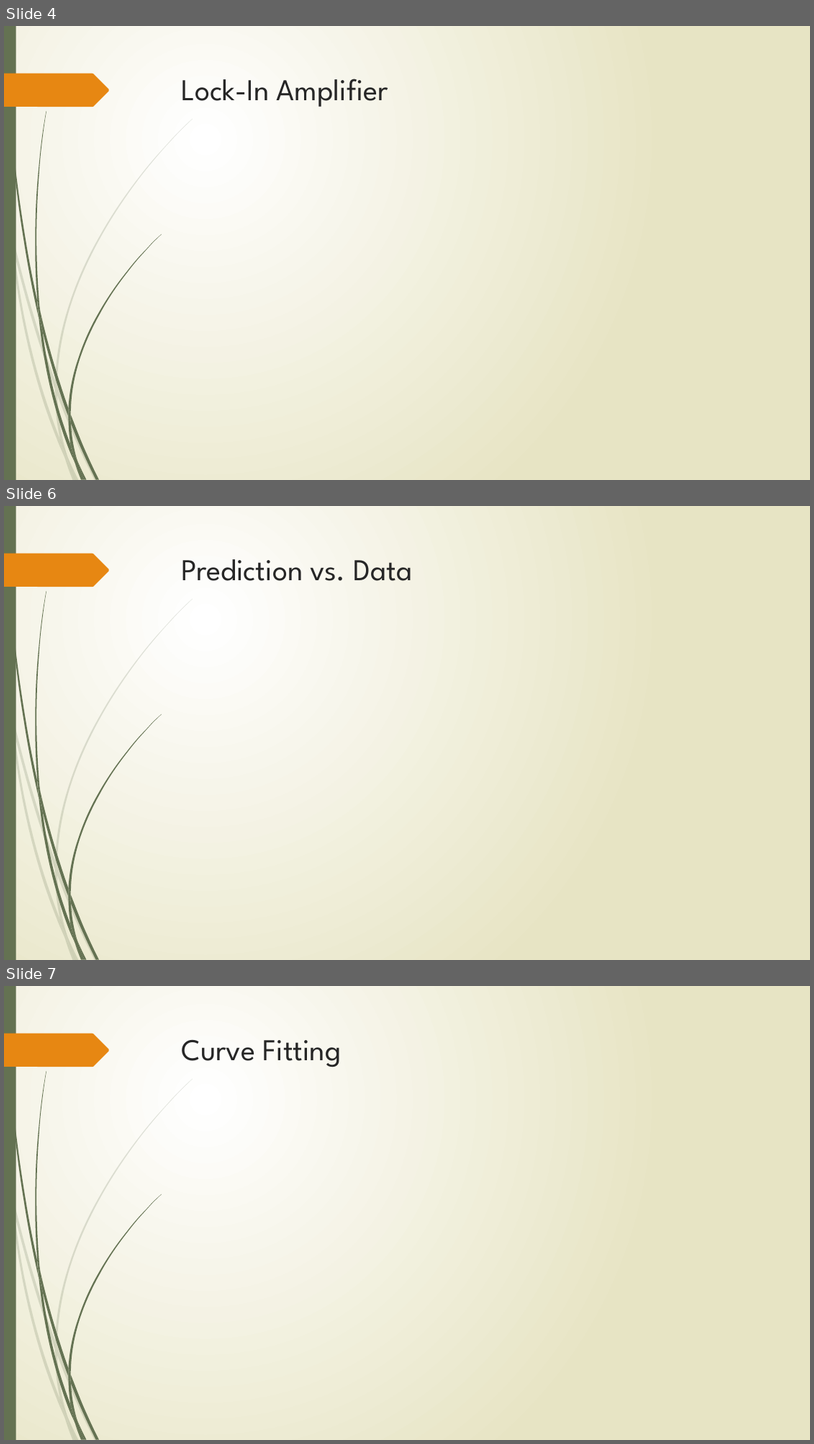
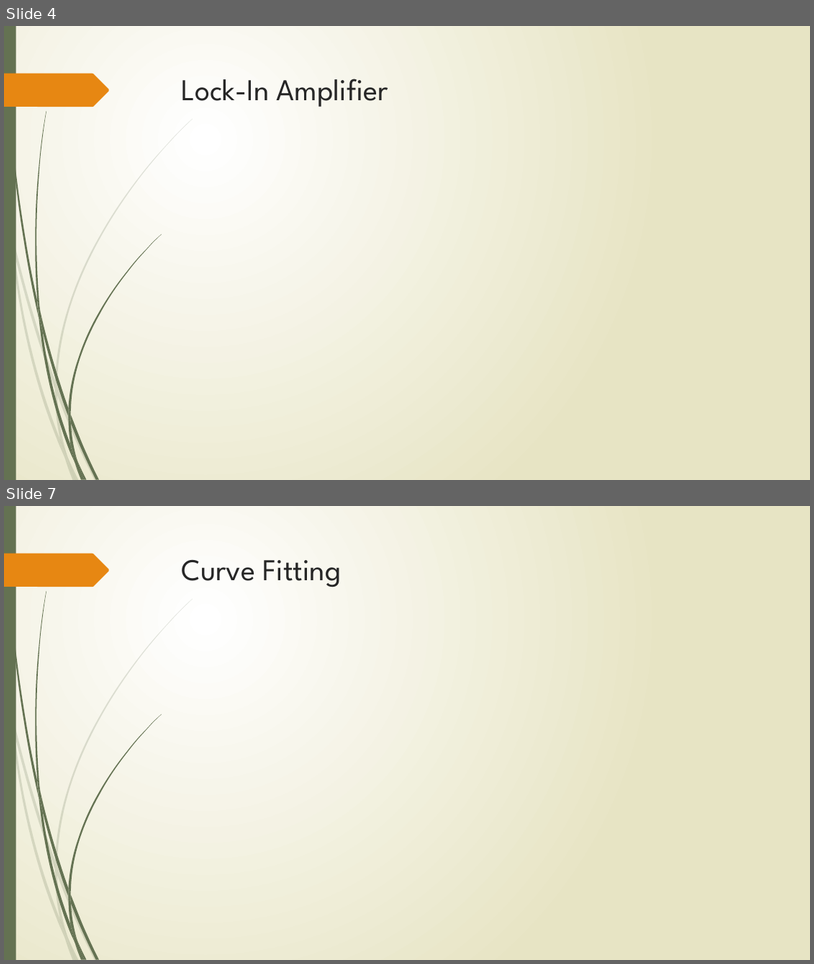
Before and after one commit to gerudo7/Junior-Lab, a slide deck: Impedance Spectroscopy/Presentation - Impedance Spectroscopy.pptx. Shown one above the other, each under a label of ours: slides 4, 6 and 7 before the commit, slides 4 and 7 after it; the slides between them are not shown. The pictures are 814x1444 and 814x964 pixels, drawn with LibreOffice and Linux fonts; fonts in the diff are those of the drawing. Boxes give left, top, right and bottom in pixels: in the first picture for what was removed or moved away, otherwise in the second. Text is boxed around its words. In the diff, an @@ line names an element or a change of style, - is before the commit and + after.

```diff
--- a/Impedance Spectroscopy/Presentation - Impedance Spectroscopy.pptx
+++ b/Impedance Spectroscopy/Presentation - Impedance Spectroscopy.pptx
@@ slide 6 removed at box(4, 506, 810, 960), background gradient #FFFFFF to #E8E6C4; not listed: 24 template elements that a slide beside it also shows @@
@@ title removed at box(182, 559, 412, 581) @@
-Prediction vs. Data
```
Also in this commit, not shown: 3 slides changed, 1 slide added.
